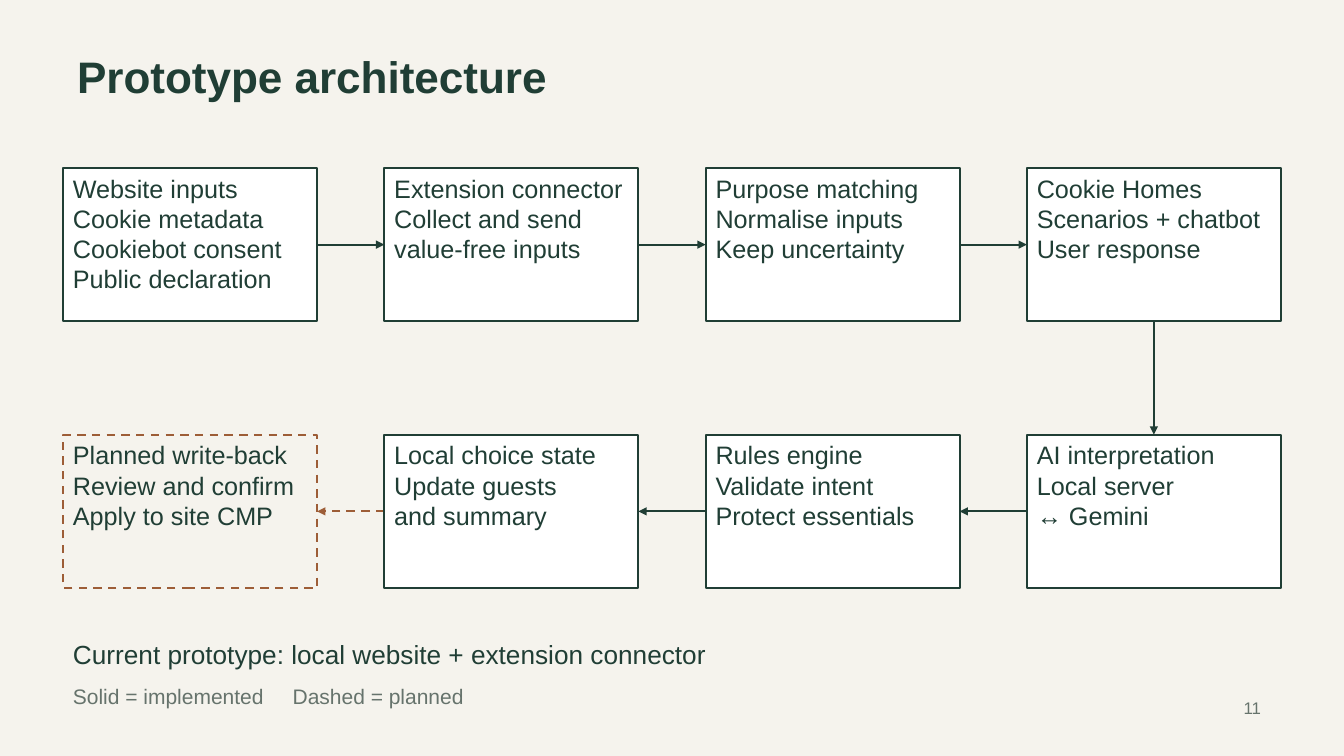
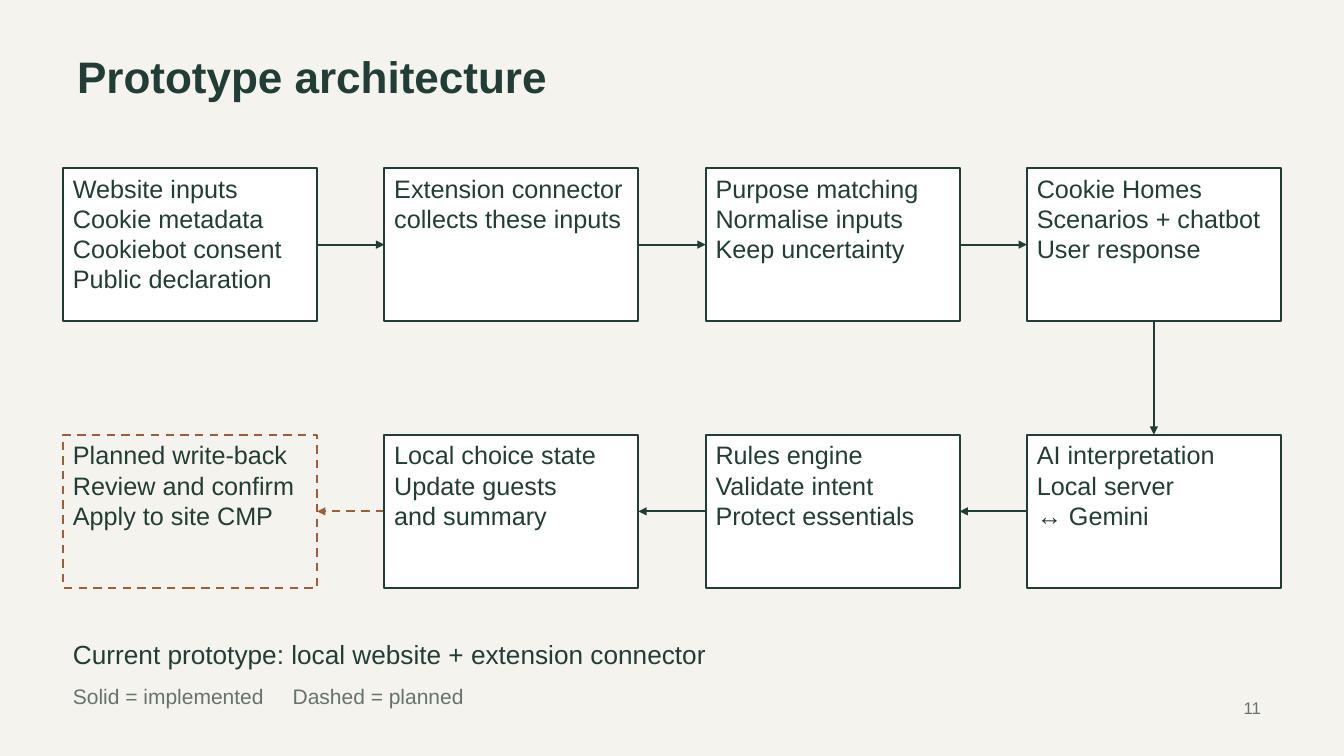
Before and after one commit to CXl0l0/cookiehome, a slide deck: slide 11 of output/presentation-expanded/Cookie_Homes_Presentation_Updated.pptx. Drawn at 1344x756 pixels with LibreOffice and Linux fonts; fonts in the diff are those of the drawing. Boxes give left, top, right and bottom in pixels: in the first picture for what was removed or moved away, otherwise in the second. Text is boxed around its words. In the diff, an @@ line names an element or a change of style, - is before the commit and + after.

```diff
--- a/output/presentation-expanded/Cookie_Homes_Presentation_Updated.pptx
+++ b/output/presentation-expanded/Cookie_Homes_Presentation_Updated.pptx
@@ text in rectangle at box(394, 179, 623, 234): text changed @@
-Extension connector
-Collect and send
-value-free inputs
+Extension connector collects these inputs
```
Also in this commit, not shown: 18 other slides changed, 2 slides added, 2 slides removed, 1 other file.
